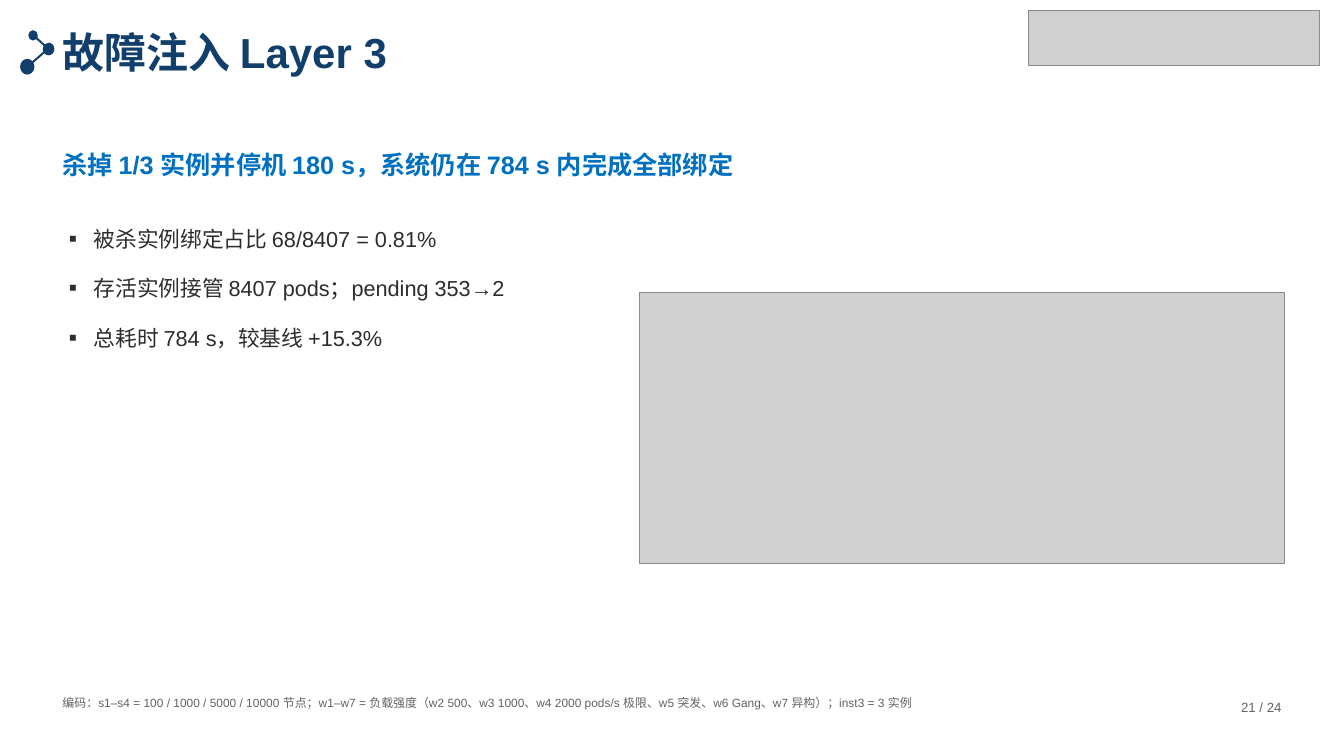
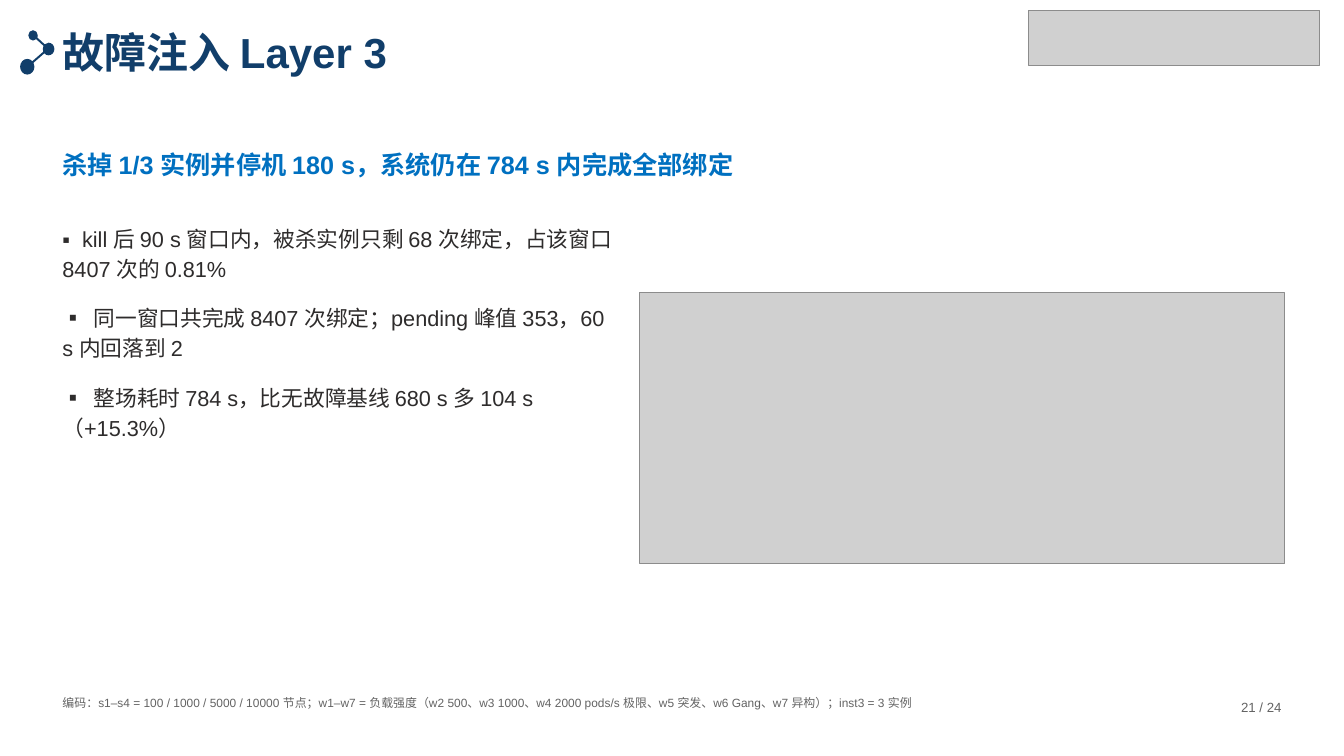
Before and after one commit to tengfei86/godel-scheduler, a slide deck: slide 21 of docs/thesis/defense/答辩PPT-北航模板版.pptx. Drawn at 1344x756 pixels with LibreOffice and Linux fonts; fonts in the diff are those of the drawing; grey boxes stand for pictures. Boxes give left, top, right and bottom in pixels: in the first picture for what was removed or moved away, otherwise in the second. Text is boxed around its words. In the diff, an @@ line names an element or a change of style, - is before the commit and + after.

```diff
--- a/docs/thesis/defense/答辩PPT-北航模板版.pptx
+++ b/docs/thesis/defense/答辩PPT-北航模板版.pptx
@@ text at (62, 228, 612, 438): text changed @@
-▪ 被杀实例绑定占比 68/8407 = 0.81%
-▪ 存活实例接管 8407 pods；pending 353→2
-▪ 总耗时 784 s，较基线 +15.3%
+▪ kill 后 90 s 窗口内，被杀实例只剩 68 次绑定，占该窗口 8407 次的 0.81%
+▪ 同一窗口共完成 8407 次绑定；pending 峰值 353，60 s 内回落到 2
+▪ 整场耗时 784 s，比无故障基线 680 s 多 104 s（+15.3%）
```
Also in this commit, not shown: 3 other files.
